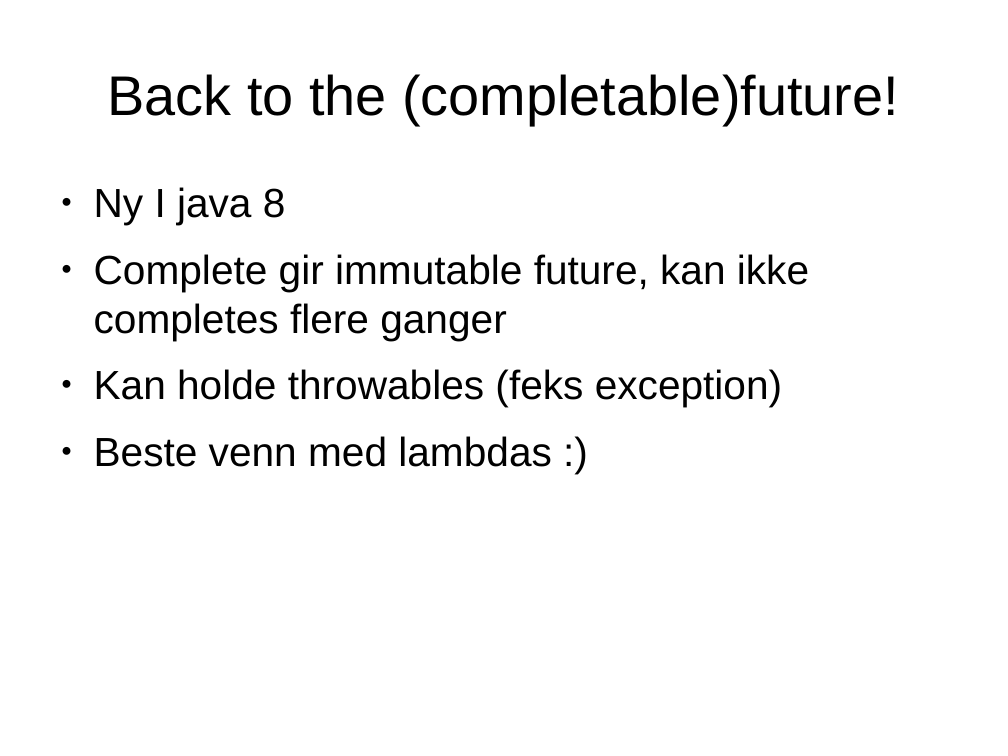
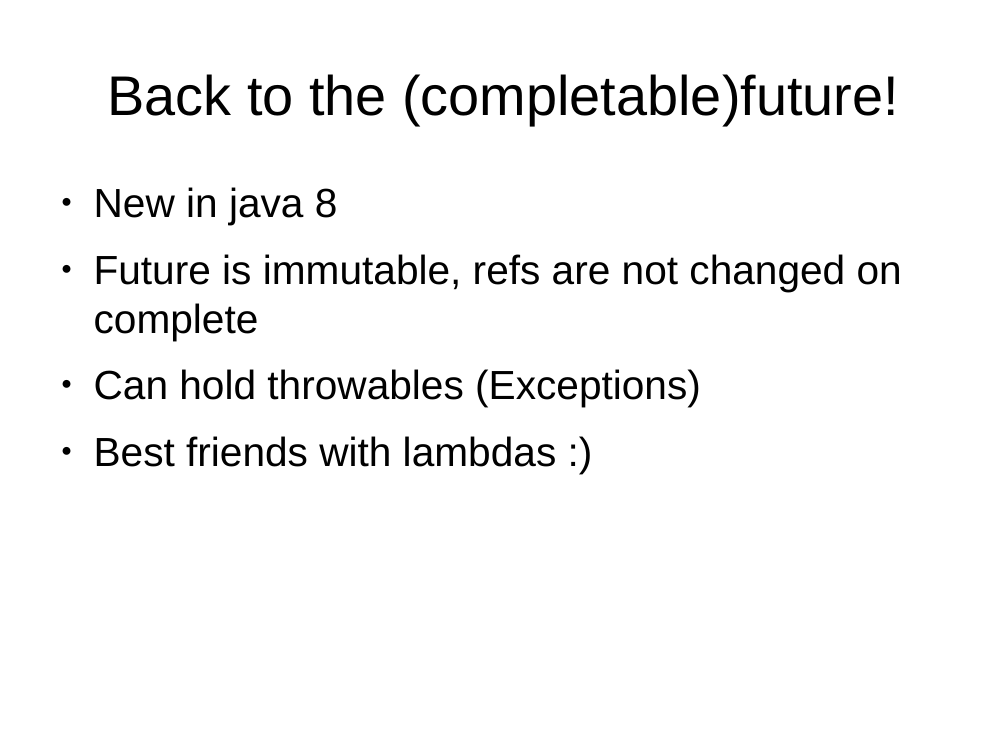
Before and after one commit to vandersson/CompletableFutureDemo, a slide deck: slide 4 of completablefuture.odp. Drawn at 1008x756 pixels with LibreOffice and Linux fonts; fonts in the diff are those of the drawing. Boxes give left, top, right and bottom in pixels: in the first picture for what was removed or moved away, otherwise in the second. Text is boxed around its words. In the diff, an @@ line names an element or a change of style, - is before the commit and + after.

```diff
--- a/completablefuture.odp
+++ b/completablefuture.odp
@@ text at (94, 187, 902, 467): text changed @@
-● Ny I java 8
-● Complete gir immutable future, kan ikke completes flere ganger
-● Kan holde throwables (feks exception)
-● Beste venn med lambdas :)
+● New in java 8
+● Future is immutable, refs are not changed on complete
+● Can hold throwables (Exceptions)
+● Best friends with lambdas :)
```
Also in this commit, not shown: 2 other slides changed, 2 slides added, 2 slides removed, 5 other files.
